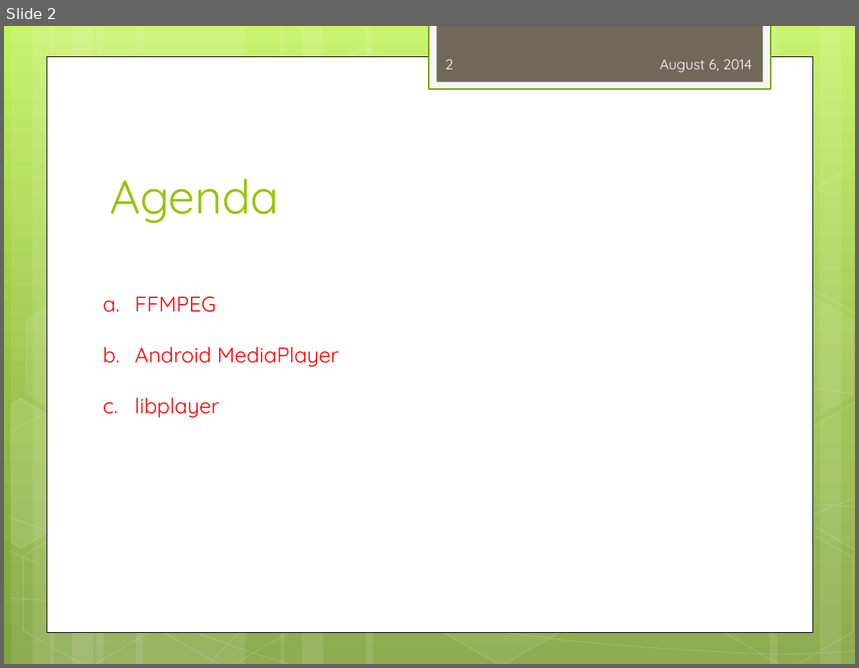
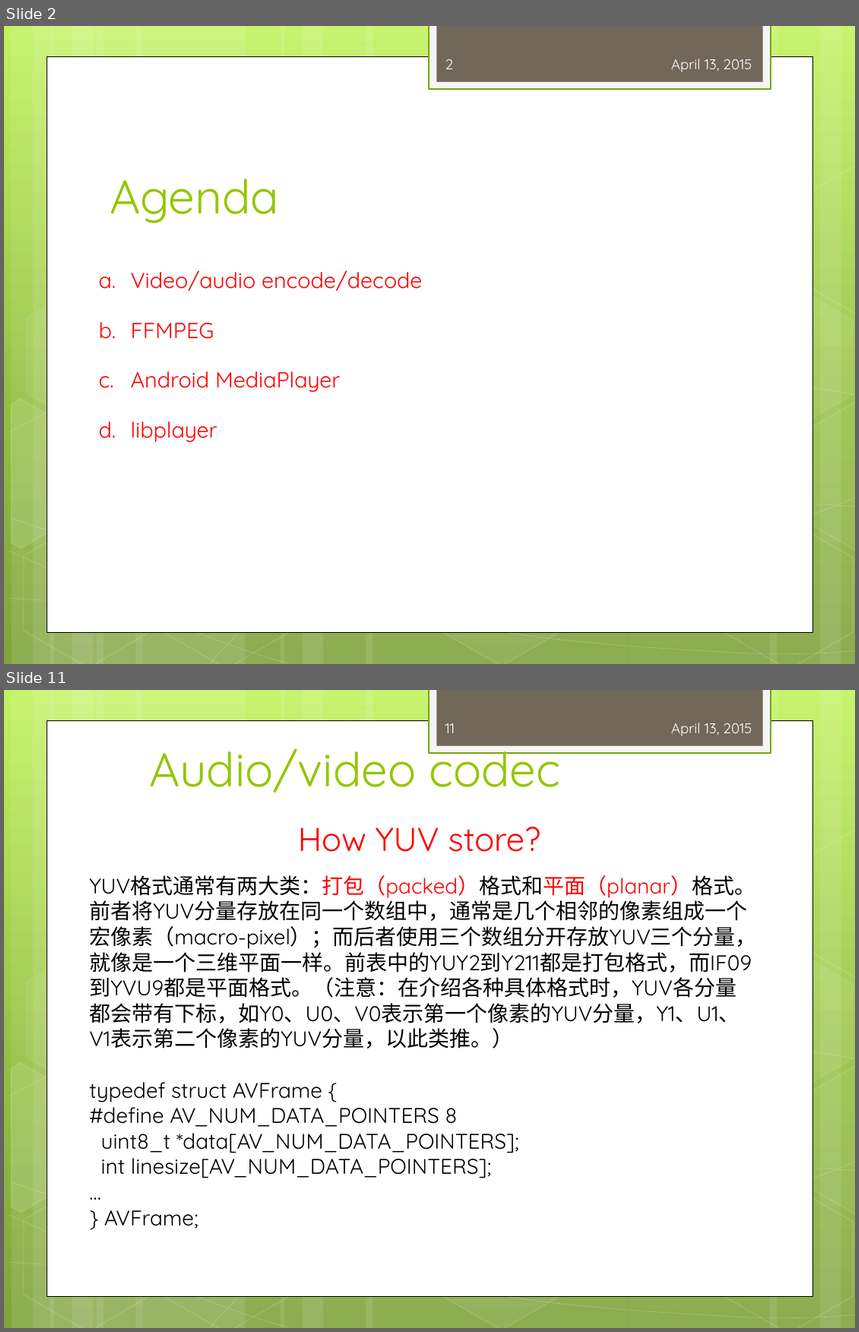
Before and after one commit to peterjerry/MeetSDK, a slide deck: engine2/Doc/training/mediaplayer_training.pptx. Shown one above the other, each under a label of ours: slide 2 before the commit, slides 2 and 11 after it; the slides between them are not shown. The pictures are 859x668 and 859x1332 pixels, drawn with LibreOffice and Linux fonts; fonts in the diff are those of the drawing. Boxes give left, top, right and bottom in pixels: in the first picture for what was removed or moved away, otherwise in the second. Text is boxed around its words. In the diff, an @@ line names an element or a change of style, - is before the commit and + after.

```diff
--- a/engine2/Doc/training/mediaplayer_training.pptx
+++ b/engine2/Doc/training/mediaplayer_training.pptx
@@ slide 11 added at (4, 690, 855, 1328), background gradient #C3F35F to #93BF3F to #81A53E; not listed: 31 template elements that a slide beside it also shows @@
@@ page number added at (446, 723, 455, 733), 12 pt, text #FEFEFE @@
+11
@@ text added at (671, 723, 752, 736), 12 pt, text #FEFEFE @@
+April 13, 2015
@@ title added at (150, 738, 560, 793), 40 pt, text #94C600 @@
+Audio/video codec
@@ text added at (298, 827, 541, 852), 28 pt, text #FF0000 @@
+How YUV store?
@@ text added at (89, 875, 757, 1229), 18 pt, text #000000 @@
+YUV格式通常有两大类：打包（packed）格式和平面（planar）格式。前者将YUV分量存放在同一个数组中，通常是几个相邻的像素组成一个宏像素（macro-pixel）；而后者使用三个数组分开存放YUV三个分量，就像是一个三维平面一样。前表中的YUY2到Y211都是打包格式，而IF09到YVU9都是平面格式。（注意：在介绍各种具体格式时，YUV各分量都会带有下标，如Y0、U0、V0表示第一个像素的YUV分量，Y1、U1、V1表示第二个像素的YUV分量，以此类推。）
+typedef struct AVFrame {
+#define AV_NUM_DATA_POINTERS 8
+uint8_t *data[AV_NUM_DATA_POINTERS];
+int linesize[AV_NUM_DATA_POINTERS];
+…
+} AVFrame;
@@ slide 2 changed as well @@
@@ text at (671, 59, 752, 72): text changed @@
-August 6, 2014
+April 13, 2015
@@ text "Video/audio encode/decode": place and size @@
-text "Video/audio encode/decode" at (135, 297, 339, 418)
+text "Video/audio encode/decode" at (131, 271, 422, 442)
@@ text at (131, 271, 422, 291): paragraph added @@
+a. Video/audio encode/decode
@@ text at (131, 322, 341, 442): size 18 to 18.5 pt in "FFMPEG", "Android MediaPlayer", "libplayer"; line spacing 2 to 1.9 @@
```
Also in this commit, not shown: 6 other slides changed, 37 other slides added, 1 slide removed, 4 other files.
